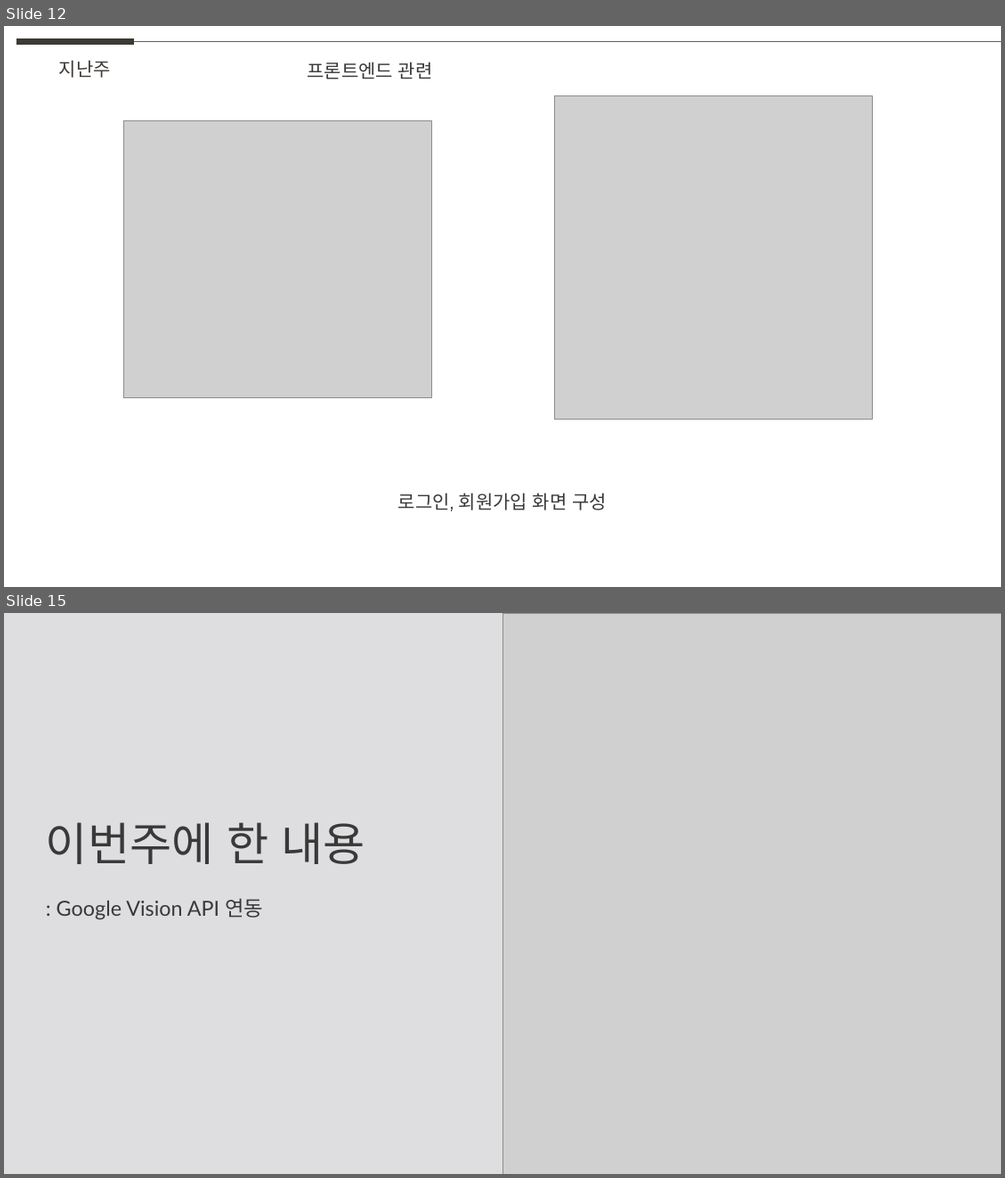
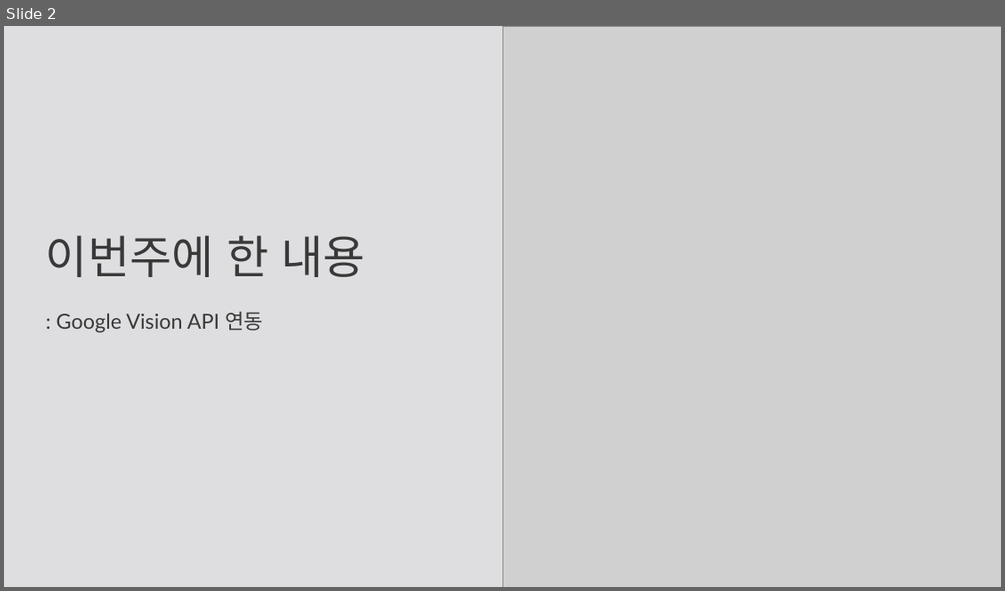
Before and after one commit to weaknessHero/Project_AvatarS, a slide deck: 발표자료/업데이트/LJJppt.pptx. Shown one above the other, each under a label of ours: slides 12 and 15 before the commit, slide 2 after it; the slides between them are not shown. The pictures are 1005x1178 and 1005x591 pixels, drawn with LibreOffice and Linux fonts; fonts in the diff are those of the drawing; grey boxes stand for pictures. Boxes give left, top, right and bottom in pixels: in the first picture for what was removed or moved away, otherwise in the second. Text is boxed around its words. In the diff, an @@ line names an element or a change of style, - is before the commit and + after.

```diff
--- a/발표자료/업데이트/LJJppt.pptx
+++ b/발표자료/업데이트/LJJppt.pptx
@@ slide 12 removed at <box>4,26,1001,587</box>, background #FFFFFF @@
@@ line removed from (16, 42) to (134, 42) @@
@@ line removed from (134, 42) to (1001, 42) @@
@@ text removed at <box>59,60,111,78</box> @@
-지난주
@@ text removed at <box>307,62,433,79</box> @@
-프론트엔드 관련
@@ picture removed at <box>554,96,872,419</box> @@
@@ picture removed at <box>124,121,432,398</box> @@
@@ text removed at <box>398,492,607,511</box> @@
-로그인, 회원가입 화면 구성
@@ what was slide 15 is now slide 2 @@
```
Also in this commit, not shown: 1 slide added, 18 other slides removed, 1 other file.
